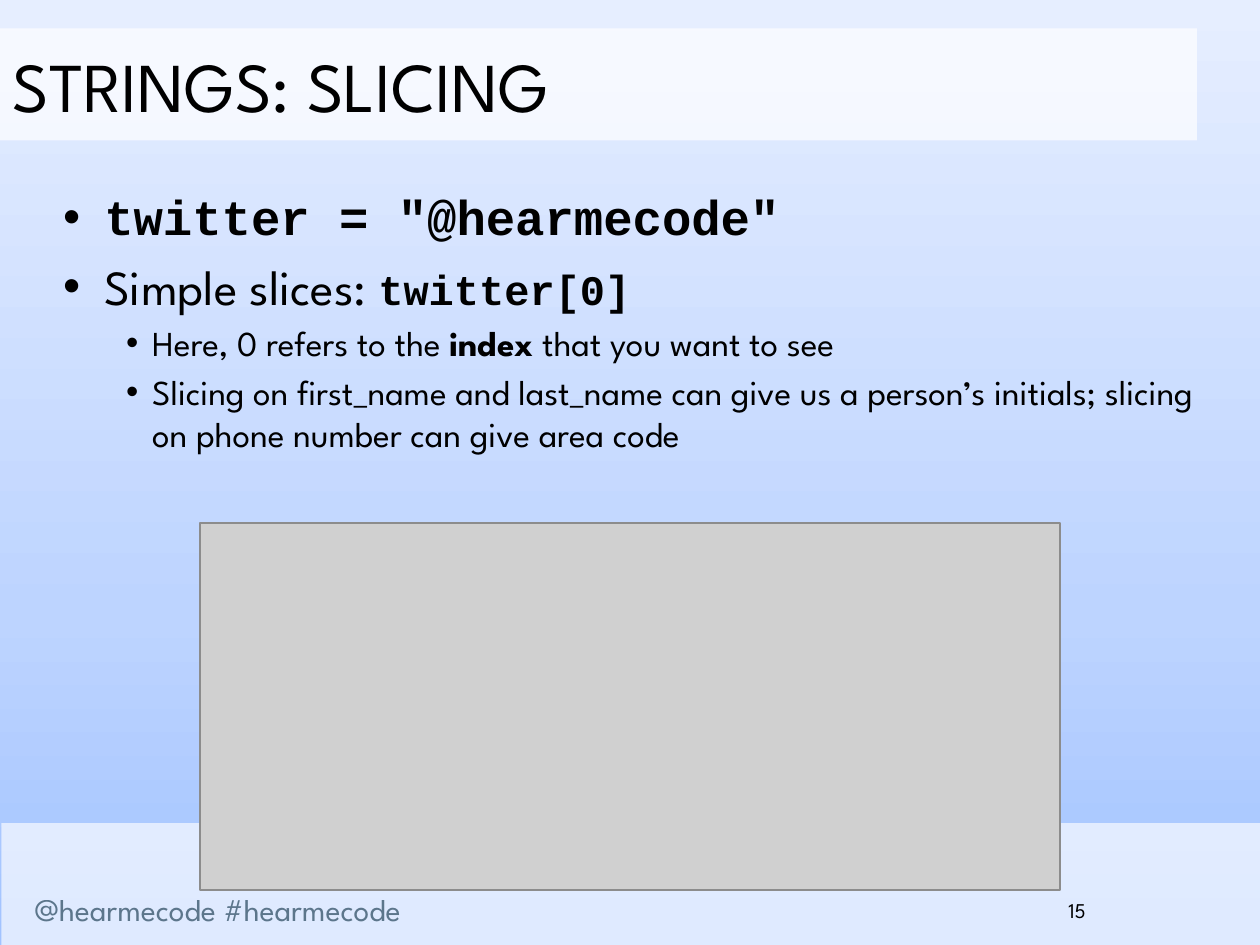
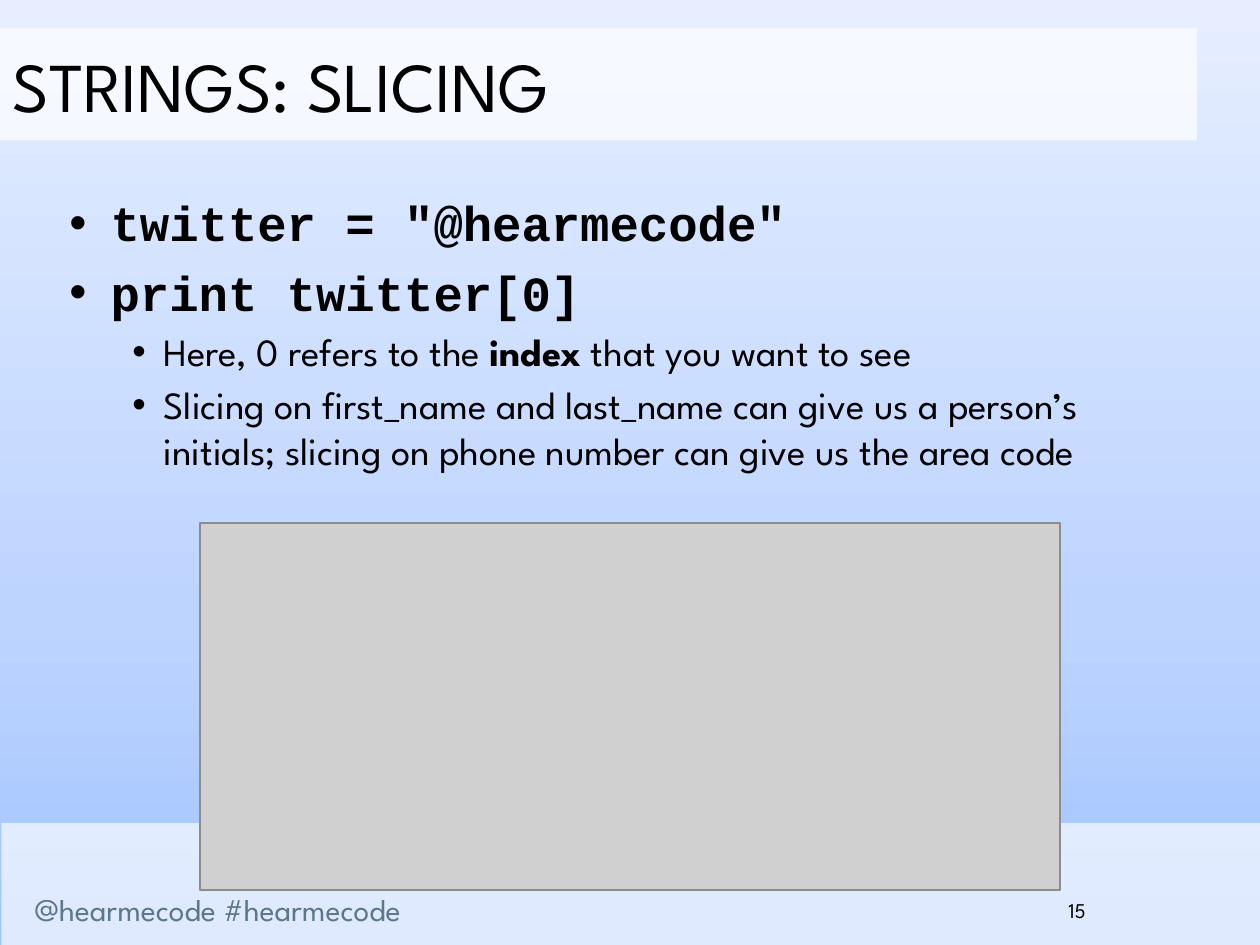
Before and after one commit to hearmecode/slides, a slide deck: slide 15 of Lesson 1/Hear Me Code - Strings and Conditionals.pptx. Drawn at 1260x945 pixels with LibreOffice and Linux fonts; fonts in the diff are those of the drawing; grey boxes stand for pictures; background and template pictures are left out. Boxes give left, top, right and bottom in pixels: in the first picture for what was removed or moved away, otherwise in the second. Text is boxed around its words. In the diff, an @@ line names an element or a change of style, - is before the commit and + after.

```diff
--- a/Lesson 1/Hear Me Code - Strings and Conditionals.pptx
+++ b/Lesson 1/Hear Me Code - Strings and Conditionals.pptx
@@ text at (111,275,581,322): text changed; font League Spartan to Courier New; bold on @@
-• Simple slices: twitter[0]
+• print twitter[0]
@@ text at (164,339,911,374): size 20 to 22 pt in "Here, 0 refers to the index that ..."; indent changed @@
@@ text at (164,392,1078,474): text changed; size 20 to 22 pt @@
-  • Slicing on first_name and last_name can give us a person’s initials; slicing on phone number can give area code
+  • Slicing on first_name and last_name can give us a person’s initials; slicing on phone number can give us the area code
```
Also in this commit, not shown: 31 other slides changed, 4 slides added, 1 slide removed, 3 other files.
